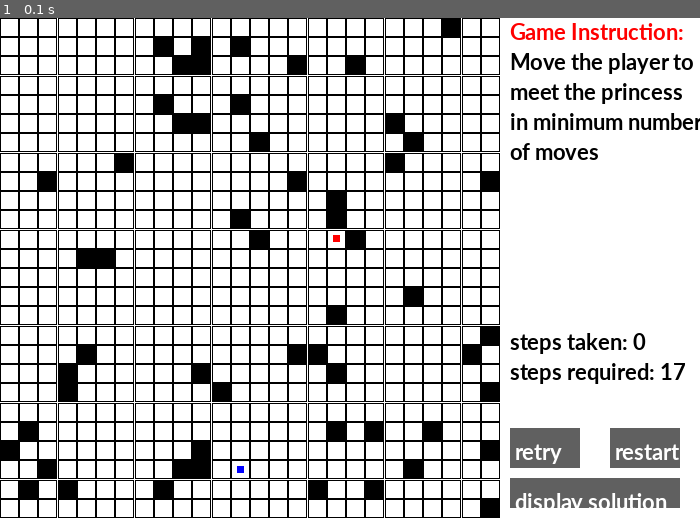
Above: before the commit, frame 1.
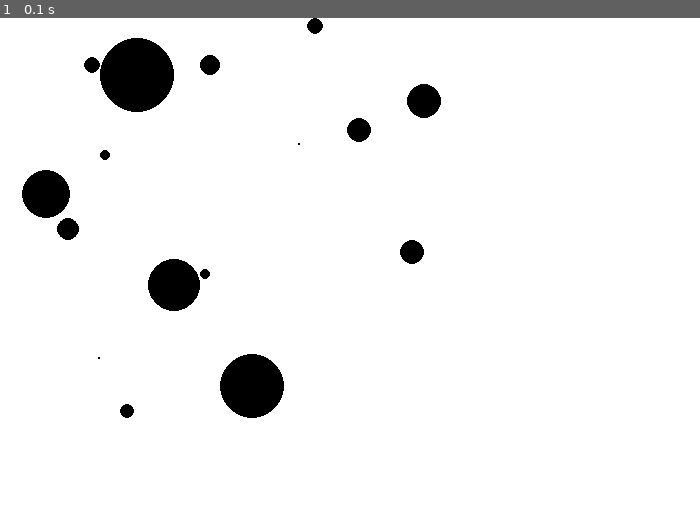
Above: after the commit, the same moment.

Repository: Vincent-lau/pygame_project
Game: pygame game, started from edu_game.py
Two runs of this game, one before a commit and one after it. Both use one fixed random seed, a clock stepped at 60 frames per second and the inputs below.
Inputs:
- Up to frame 1 (0.1 s): no input

The runs differ from the first frame. In frame 1, 26% of the frame differs, in the area x 0-100%, y 0-100%.

Commit message:
node drawing first step

Diff:
--- a/edu_game.py
+++ b/edu_game.py
@@ -1,7 +1,7 @@
 import pygame as pg
 import random
 import copy
-from collections import deque
+import math
 
 
 BLACK = (0, 0, 0)
@@ -20,7 +20,7 @@
 screen = pg.display.set_mode(screenSize)
 
 
-class Character(pg.sprite.Sprite):
+class Character(pg.sprite.Sprite):  # this class is the father of player and NPC
     def __init__(self,pos,cor,size,color):
         super().__init__()
         self.image=pg.Surface(size)
@@ -44,7 +44,7 @@
         pass
 
 
-class Tile(pg.sprite.Sprite):
+class Tile(pg.sprite.Sprite):   # tile is specific to level1
     def __init__(self,pos,size):
         super().__init__()
         self.image=pg.Surface(size)
@@ -119,6 +119,9 @@
     def retry(self):    # reset the game while keeping the map the same
         pass
 
+    def pre_update(self): # pre_update will run outside the main program loop
+        pass
+
     def update(self):
         pass
 
@@ -127,22 +130,23 @@
     maze=[]
     princessCor = [0, 0]
     nMazeNum = 0
-    tile_list=[]
+    tile_list=[]    # tile_list[i][j] means the tile with cor (i,j)
 
     def __init__(self):
         super().__init__()
         self.myPlayer=Player1([0,0],[0,0],[0,0],BLACK)
-        self.solution_list=[]
+        self.solution_list=[]   # records each step taken in the optimum solution
 
     def initialise(self):
         # 1=wall 2=player 3=princess
-
+        all_sprites_group.empty()
         Level1.nMazeNum = random.randrange(5, 30)
         Level1.maze = [[0] * Level1.nMazeNum for i in range(Level1.nMazeNum)]
-        Level1.tile_list = [[0] * Level1.nMazeNum for i in range(Level1.nMazeNum)]
+        Level1.tile_list = [[Tile([0,0],[0,0])] * Level1.nMazeNum for i in range(Level1.nMazeNum)]
 
         nSpecialElement = random.randrange(0,
-                                           int(Level1.nMazeNum * Level1.nMazeNum * 0.5))  # randrange [a,b), 60% of the Level1.maze is wall
+                                           int(Level1.nMazeNum * Level1.nMazeNum * 0.5))
+        # randrange [a,b), 60% of the Level1.maze is wall
         playerCor = random.randrange(0, Level1.nMazeNum * Level1.nMazeNum)
 
         Level1.maze[playerCor // Level1.nMazeNum][playerCor % Level1.nMazeNum] = 2
@@ -153,7 +157,6 @@
                 break
         Level1.maze[princessCor // Level1.nMazeNum][princessCor % Level1.nMazeNum] = 3
         nSpecialElement -= 2
-        print("nSpecialElemen=", nSpecialElement, "Level1.nMazeNum=", Level1.nMazeNum)
         for i in range(nSpecialElement):
 
             while True:
@@ -163,7 +166,6 @@
 
             Level1.maze[wallCor // Level1.nMazeNum][wallCor % Level1.nMazeNum] = 1
 
-        print(Level1.maze)
         sideLength = 500 / Level1.nMazeNum
         for i in range(Level1.nMazeNum):
             for j in range(Level1.nMazeNum):
@@ -186,7 +188,7 @@
                     all_sprites_group.add(princess)
                     Level1.princessCor = [i, j]
 
-                Level1.tile_list[i][j]=t
+                Level1.tile_list[i][j] = t
 
     def get_solution(self):
         self.solution=-1
@@ -204,18 +206,15 @@
         qTail+=1
         while qHead!=qTail:
             s = q[qHead]
-            print(qHead,s,"out")
             if [s[0], s[1]] == endPos:
                 self.solution=s[2]
                 father = qHead
                 while True:
-                    print(father,q[father])
                     self.solution_list.append([q[father][0],q[father][1]])
                     father=q[father][3]
                     if father==-1:
                         break
                 self.solution_list.reverse()
-                print(self.solution_list)
                 break
             for i in range(4):
                 newR = s[0] + dir[0][i]
@@ -228,12 +227,11 @@
                 visited[newR][newC] = 1
             qHead += 1
 
-    def draw_tiles(self):
+    def draw_tiles(self): # draw all tiles onto the screen in the tile_list
         for i in range(Level1.nMazeNum):
             for j in range(Level1.nMazeNum):
                 t=Level1.tile_list[i][j]
                 pg.draw.rect(screen,BLACK,t.get_rect(),t.get_color()*1)
-
 
     def display_information(self):
         # game instruction
@@ -258,11 +256,11 @@
         screen.blit(font.render("steps taken: "+str(self.myPlayer.get_time()),True,BLACK),[500+10,300+10])
         screen.blit(font.render("steps required: " + str(self.solution), True, BLACK), [500 + 10, 300 + 10+30])
 
-    def retry(self):
+    def retry(self):    # reset the player position and the maze stays unchanged
         if self.retryButton.isPressed():
             self.myPlayer.reset()
 
-    def restart(self):
+    def restart(self):  # the maze is re-generated
         if self.restartButton.isPressed():
             all_sprites_group.empty()
             self.tile_list=[]
@@ -331,8 +329,6 @@
             self.cor[1]=newC
             self.time+=1
 
-
-
     def get_time(self):
         return self.time
 
@@ -343,24 +339,104 @@
         self.time=self.oriTime
 
 
+class Node(pg.sprite.Sprite):   # node is specific to level2
+    def __init__(self,pos,size,color):
+        super().__init__()
+        self.radius=size
+        self.centre=pos
+        self.color=color
+
+    def get_centre(self):
+        return self.centre
+
+    def get_size(self):
+        return self.radius
+
+    def get_color(self):
+        return self.color
+
+
+class Level2(Level):
+    nNodeNum=0
+    graph=[]    # graph is
+    node_list=[]
+
+    def __init__(self):
+        super().__init__()
+
+
+    def initialise(self):
+        # randomly generate graph
+        Level2.nNodeNum=random.randrange(3,30)
+        Level2.graph=[[] for i in range(Level2.nNodeNum)]
+        for i in range(Level2.nNodeNum):
+            outDegree=random.randrange(1,Level2.nNodeNum)
+            for j in range(outDegree):
+                n=random.randrange(0,Level2.nNodeNum)
+                w=random.randrange(1,100)
+                Level2.graph[i].append([n,w])
+
+        num=int(math.sqrt(Level2.nNodeNum))+1
+        sep=500/num
+        i = 0
+        j = 0
+        for k in range(Level2.nNodeNum):
+            startX=int(j*sep)
+            endX=int((j+1)*sep)
+            startY=int(i*sep)
+            endY=int((i+1)*sep)
+            circlePos=[random.randint(startX,endX),random.randint(startY,endY)]
+            radius=min(circlePos[0]-startX,endX-circlePos[0],circlePos[1]-startY,endY-circlePos[1])
+            Level2.node_list.append(Node(circlePos,radius,BLACK))
+            j+=1
+            if j == num:
+                i += 1
+                j %= num
+
+    def draw_nodes(self):
+        for i in range(Level2.nNodeNum):
+            n=Level2.node_list[i]
+            pg.draw.circle(screen,n.get_color(),n.get_centre(),n.get_size())
+
+    def get_solution(self):  # find the optimum solution of a problem
+        pass
+
+    def display_information(self):  # display necessary information of the game, such as life, time steps
+        pass
+
+    def restart(self):  # start the game again
+        pass
+
+    def retry(self):  # reset the game while keeping the map the same
+        pass
+
+    def pre_update(self):  # pre_update will run outside the main program loop
+        self.initialise()
+        # print("node num",Level2.nNodeNum)
+        # for i in range(Level2.nNodeNum):
+        #     for j in range(len(Level2.graph[i])):
+        #         print(Level2.graph[i][j],end=' ')
+        #     print()
+
+    def update(self):
+        self.draw_nodes()
+
 done = False
 
-l1=Level1()
-l1.pre_update()
+curLevel=Level2()
+curLevel.pre_update()
 
 while not done:
     for event in pg.event.get():
         if event.type == pg.QUIT:
             done=True
         elif event.type == pg.KEYDOWN:
-            l1.myPlayer.tracking_key(event.key)
-
-
+            curLevel.myPlayer.tracking_key(event.key)
 
 
     screen.fill(WHITE)
     all_sprites_group.draw(screen)
-    l1.update()   # this line must be after the group draw code
+    curLevel.update()   # this line must be after the group draw code
 
 
     pg.display.flip()
